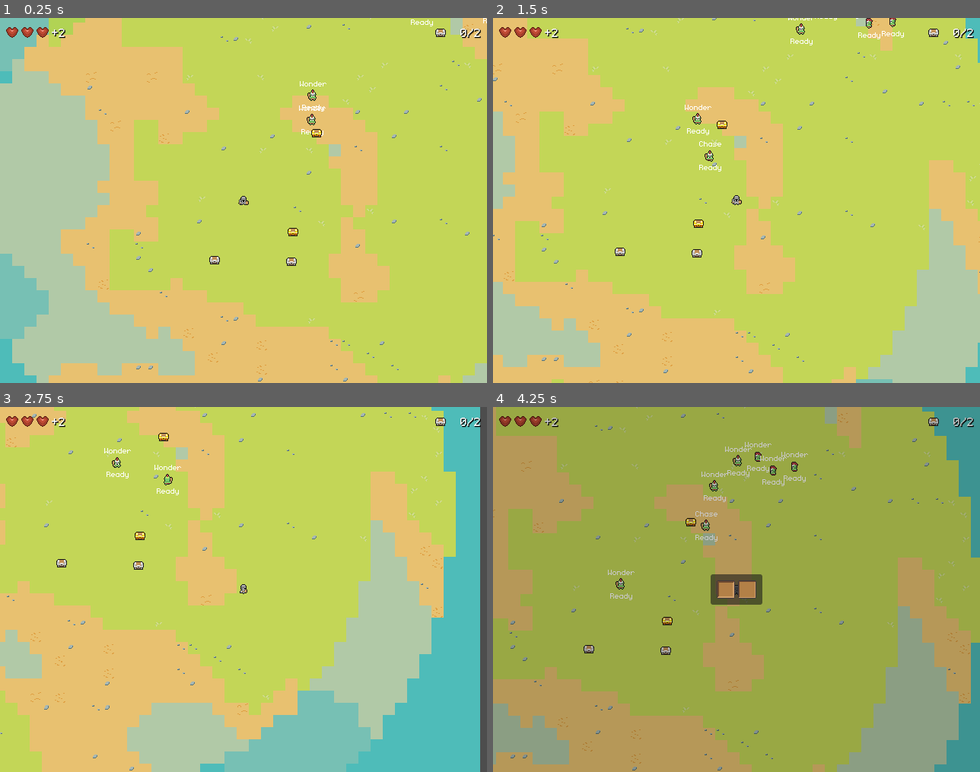
Above: before the commit, frames 1-4 (two rows, left to right).
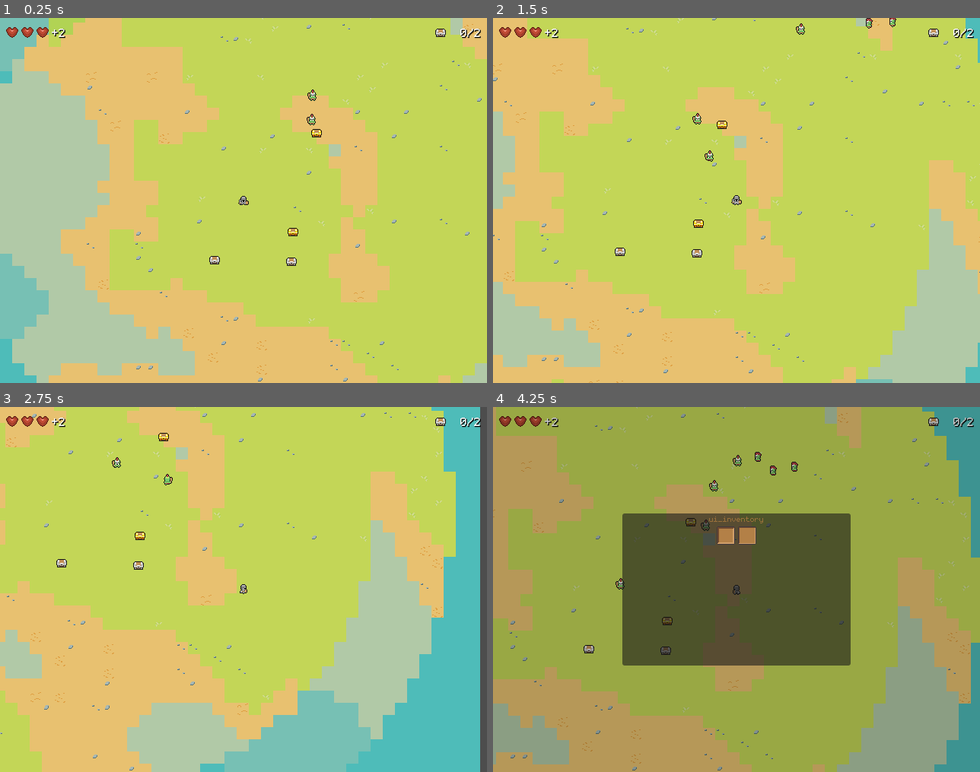
Above: after the commit, the same moments.

Repository: dmitriy-shmilo/GBIC23
Game: Godot game, scene res://main.tscn
Same seed, same stepped clock (60 frames per second), same inputs: the game is played once before the commit and once after it.
Inputs:
- Up to frame 1 (0.25 s): no input
- Up to frame 2 (1.5 s): hold D (move_right) 0.53-1.28 s; tap Space (attack) at 0.6 s; hold S (move_down) from 1.28 s (still down); tap E (interact) at 1.35 s
- Up to frame 3 (2.75 s): release S (move_down) at 2.03 s; hold D (move_right) from 2.03 s (still down); tap Space (attack) at 2.1 s
- Up to frame 4 (4.25 s): release D (move_right) at 2.78 s; hold W (move_up) 2.78-3.53 s; tap E (interact) at 2.85 s; hold A (move_left) from 3.53 s (still down); tap Space (attack) at 3.6 s; tap Escape (pause) at 4.15 s

The runs differ from the first frame. In frame 1, 0.1% of the frame differs, in the area x 61-100%, y 0-33%; in frame 2, 0.2%; in frame 3, 0.1%; in frame 4, 19%, in the area x 23-74%, y 9-71%.

Commit message:
Cleanup.

Diff:
--- a/enemy/enemy.tscn
+++ b/enemy/enemy.tscn
@@ -38,6 +38,7 @@
 script = ExtResource("1_mjvj0")
 
 [node name="MoveStateLabel" type="Label" parent="." node_paths=PackedStringArray("state_machine")]
+visible = false
 offset_left = -58.0
 offset_top = -30.0
 offset_right = 60.0
@@ -47,6 +48,7 @@
 state_machine = NodePath("../MovementMachine")
 
 [node name="AttackStateLabel" type="Label" parent="." node_paths=PackedStringArray("state_machine")]
+visible = false
 offset_left = -58.0
 offset_top = 1.0
 offset_right = 60.0
--- a/gui/inventory_cell.gd
+++ b/gui/inventory_cell.gd
@@ -13,7 +13,3 @@
 	item = value
 	if is_inside_tree():
 		_item_icon.texture = value.icon if value != null else null
-
-
-func _on_pressed() -> void:
-	print(1)
--- a/gui/inventory_cell.tscn
+++ b/gui/inventory_cell.tscn
@@ -69,5 +69,3 @@
 texture = SubResource("AtlasTexture_ihr10")
 expand_mode = 1
 stretch_mode = 2
-
-[connection signal="pressed" from="." to="." method="_on_pressed"]
--- a/gui/pause.tscn
+++ b/gui/pause.tscn
@@ -28,21 +28,42 @@
 anchor_top = 0.5
 anchor_right = 0.5
 anchor_bottom = 0.5
-offset_left = -20.0
-offset_top = -20.0
-offset_right = 20.0
-offset_bottom = 20.0
+offset_left = -150.0
+offset_top = -100.0
+offset_right = 150.0
+offset_bottom = 100.0
 grow_horizontal = 2
 grow_vertical = 2
 
-[node name="MarginContainer" type="MarginContainer" parent="Panel"]
+[node name="VBoxContainer" type="VBoxContainer" parent="Panel"]
+layout_mode = 2
+
+[node name="Label" type="Label" parent="Panel/VBoxContainer"]
+layout_mode = 2
+theme_override_colors/font_color = Color(0.6, 0.439216, 0.231373, 1)
+text = "ui_inventory
+"
+horizontal_alignment = 1
+
+[node name="ScrollContainer" type="ScrollContainer" parent="Panel/VBoxContainer"]
+layout_mode = 2
+size_flags_vertical = 3
+follow_focus = true
+
+[node name="CenterContainer" type="CenterContainer" parent="Panel/VBoxContainer/ScrollContainer"]
+layout_mode = 2
+size_flags_horizontal = 3
+
+[node name="InventoryGrid" type="GridContainer" parent="Panel/VBoxContainer/ScrollContainer/CenterContainer"]
+unique_name_in_owner = true
+layout_mode = 2
+columns = 8
+
+[node name="MarginContainer" type="MarginContainer" parent="Panel/VBoxContainer/ScrollContainer/CenterContainer"]
 layout_mode = 2
 theme_override_constants/margin_left = 8
 theme_override_constants/margin_top = 8
 theme_override_constants/margin_right = 8
 theme_override_constants/margin_bottom = 8
 
-[node name="InventoryGrid" type="GridContainer" parent="Panel/MarginContainer"]
-unique_name_in_owner = true
-layout_mode = 2
-columns = 8
+[node name="AudioStreamPlayer" type="AudioStreamPlayer" parent="."]
--- a/items/consumables/bandage.tres
+++ b/items/consumables/bandage.tres
@@ -1,14 +1,14 @@
 [gd_resource type="Resource" script_class="Consumable" load_steps=4 format=3 uid="uid://j13p44twsg3p"]
 
-[ext_resource type="Texture2D" uid="uid://dqntcvnmaw2in" path="res://assets/img/healing.png" id="1_ka7io"]
-[ext_resource type="Script" path="res://items/consumable.gd" id="2_b2i0p"]
+[ext_resource type="Texture2D" uid="uid://dqntcvnmaw2in" path="res://assets/img/healing.png" id="1_n3fwr"]
+[ext_resource type="Script" path="res://items/consumable.gd" id="2_n2lbw"]
 
 [sub_resource type="AtlasTexture" id="AtlasTexture_pl25u"]
-atlas = ExtResource("1_ka7io")
+atlas = ExtResource("1_n3fwr")
 region = Rect2(0, 0, 16, 16)
 
 [resource]
-script = ExtResource("2_b2i0p")
+script = ExtResource("2_n2lbw")
 strength = 1.0
-loc_name = "item_health"
+loc_name = "it_bandage"
 icon = SubResource("AtlasTexture_pl25u")
--- a/items/consumables/first_aid.tres
+++ b/items/consumables/first_aid.tres
@@ -1,14 +1,14 @@
 [gd_resource type="Resource" script_class="Consumable" load_steps=4 format=3 uid="uid://bdq6u0wynep1d"]
 
-[ext_resource type="Texture2D" uid="uid://dqntcvnmaw2in" path="res://assets/img/healing.png" id="1_4p6hx"]
-[ext_resource type="Script" path="res://items/consumable.gd" id="2_6j2pp"]
+[ext_resource type="Texture2D" uid="uid://dqntcvnmaw2in" path="res://assets/img/healing.png" id="1_es4xc"]
+[ext_resource type="Script" path="res://items/consumable.gd" id="2_130kt"]
 
 [sub_resource type="AtlasTexture" id="AtlasTexture_pl25u"]
-atlas = ExtResource("1_4p6hx")
+atlas = ExtResource("1_es4xc")
 region = Rect2(16, 0, 16, 16)
 
 [resource]
-script = ExtResource("2_6j2pp")
+script = ExtResource("2_130kt")
 strength = 1.0
-loc_name = "item_big_health"
+loc_name = "it_first_aid"
 icon = SubResource("AtlasTexture_pl25u")
--- a/items/consumables/ration.tres
+++ b/items/consumables/ration.tres
@@ -10,5 +10,5 @@
 [resource]
 script = ExtResource("1_0jtf4")
 strength = 1.0
-loc_name = "item_ration"
+loc_name = "it_ration"
 icon = SubResource("AtlasTexture_pl25u")
